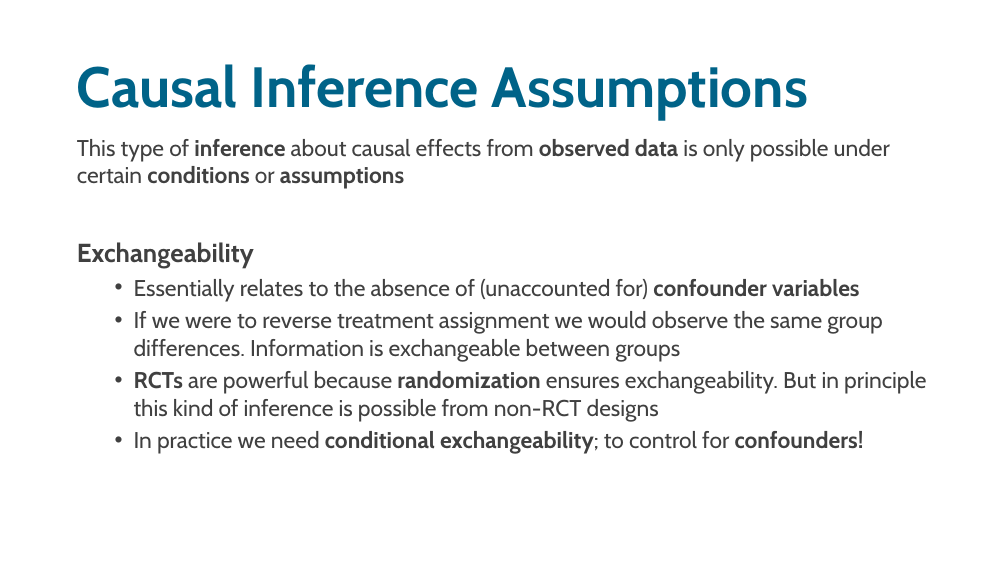
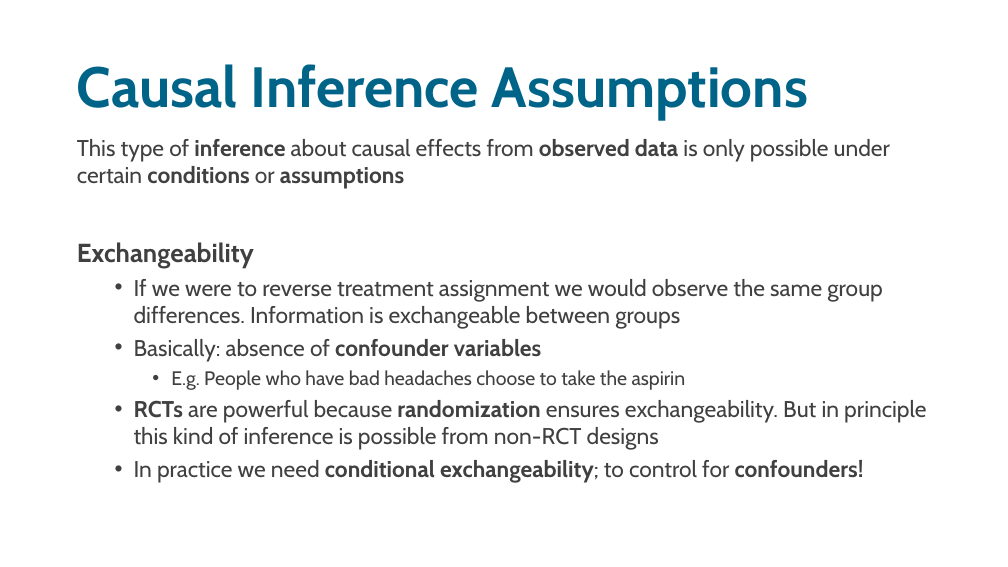
Before and after one commit to sodascience/workshop_causal_impact_assessment, a slide deck: slide 25 of lectures/01_introduction/intro_1.pptx (slide 24 before the commit). Drawn at 1008x567 pixels with LibreOffice and Linux fonts; fonts in the diff are those of the drawing. Boxes give left, top, right and bottom in pixels: in the first picture for what was removed or moved away, otherwise in the second. Text is boxed around its words. In the diff, an @@ line names an element or a change of style, - is before the commit and + after.

```diff
--- a/lectures/01_introduction/intro_1.pptx
+++ b/lectures/01_introduction/intro_1.pptx
@@ text at (134,279,859,302): paragraph removed @@
-  • Essentially relates to the absence of (unaccounted for) confounder variables
@@ text at (134,339,686,390): paragraphs added @@
+  • Basically: absence of confounder variables
+    • E.g. People who have bad headaches choose to take the aspirin
```
Also in this commit, not shown: 7 other slides changed, 44 slides added, 8 slides removed, 4 other files.
